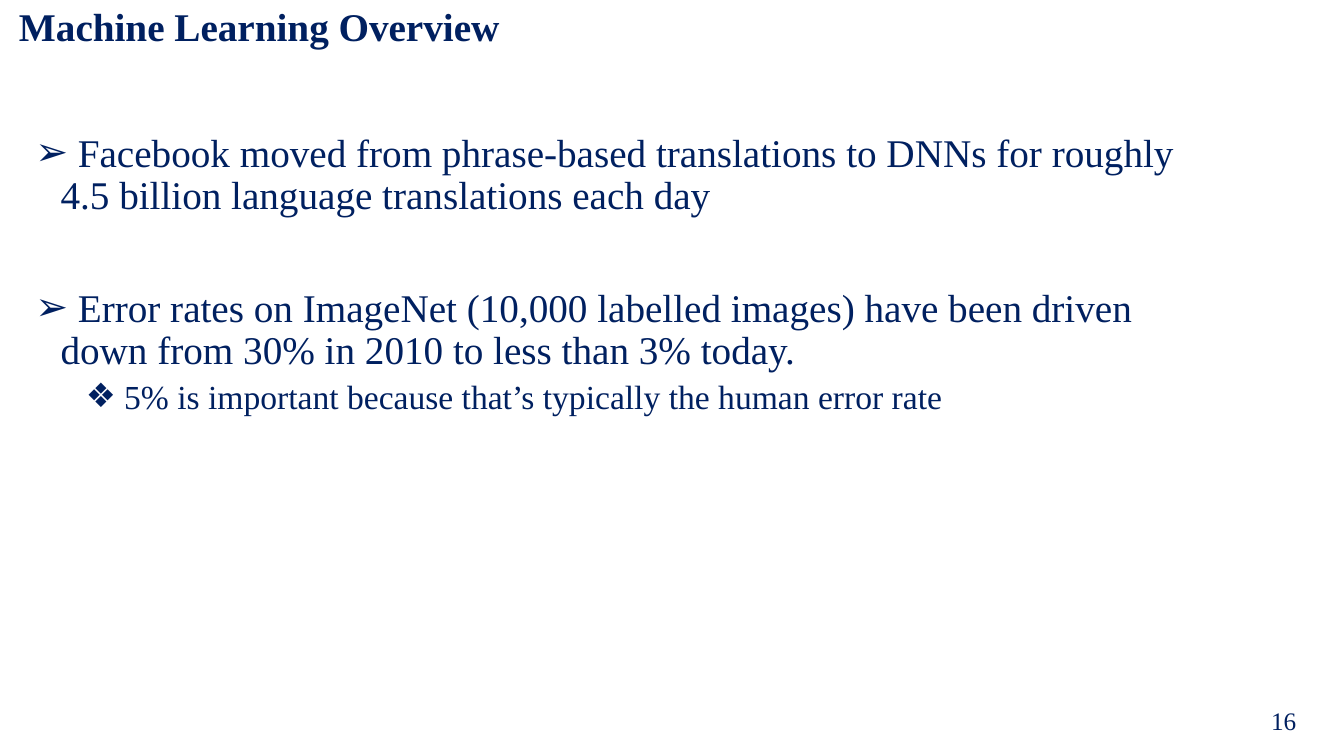
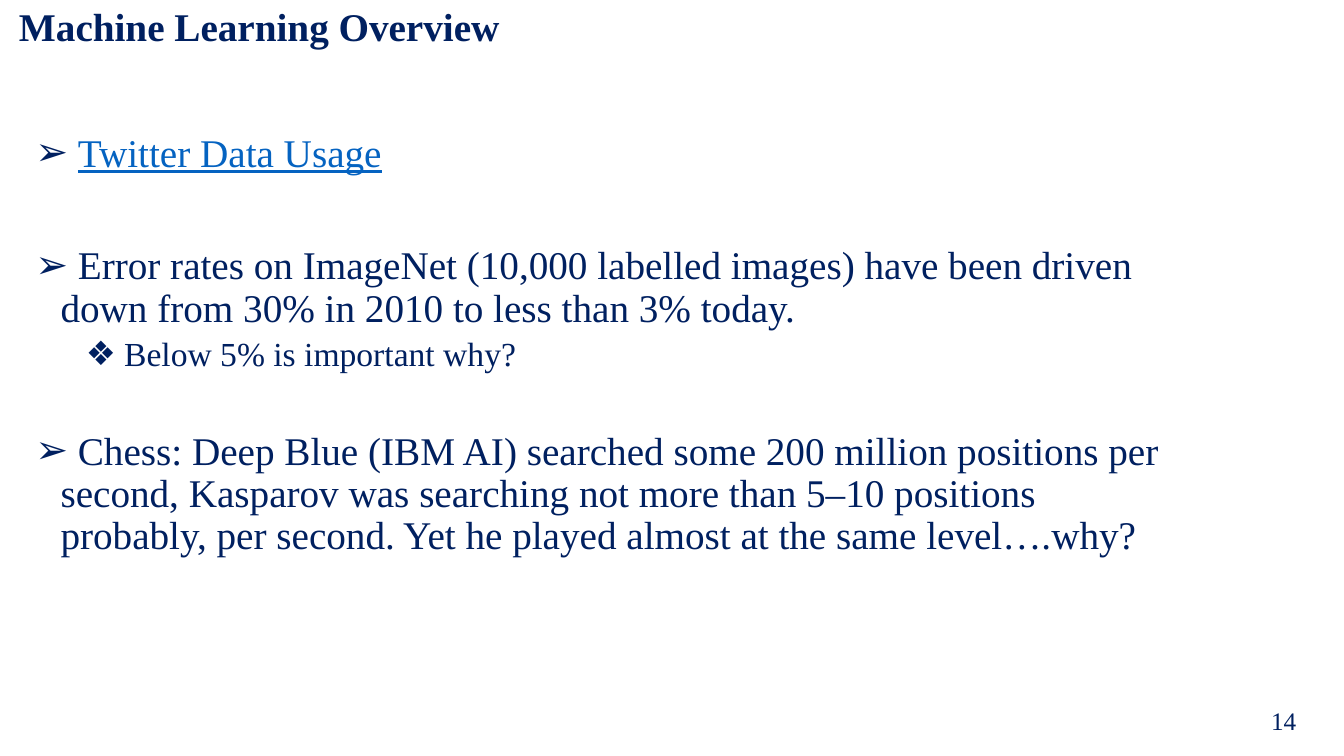
Before and after one commit to UVADS/DS-3001, a slide deck: slide 14 of 04_ML_Concepts_I_Foundations/machine_learning_bootcamp.pptx (slide 16 before the commit). Drawn at 1344x756 pixels with LibreOffice and Linux fonts; fonts in the diff are those of the drawing. Boxes give left, top, right and bottom in pixels: in the first picture for what was removed or moved away, otherwise in the second. Text is boxed around its words. In the diff, an @@ line names an element or a change of style, - is before the commit and + after.

```diff
--- a/04_ML_Concepts_I_Foundations/machine_learning_bootcamp.pptx
+++ b/04_ML_Concepts_I_Foundations/machine_learning_bootcamp.pptx
@@ text at (x1=78, y1=141, x2=382, y2=174): text changed; text colour #002060 to #0563C1 @@
-➢ Facebook moved from phrase-based translations to DNNs for roughly 4.5 billion language translations each day
+➢ Twitter Data Usage
@@ text at (x1=61, y1=342, x2=1158, y2=557): text changed; size 24 to 28 pt @@
-  ❖ 5% is important because that’s typically the human error rate
+  ❖ Below 5% is important why?
+➢ Chess: Deep Blue (IBM AI) searched some 200 million positions per second, Kasparov was searching not more than 5–10 positions probably, per second. Yet he played almost at the same level….why?
@@ page number at (x1=1271, y1=713, x2=1296, y2=730): text changed @@
-16
+14
```
Also in this commit, not shown: 5 other slides changed, 2 slides added, 1 slide removed, 3 other files.
